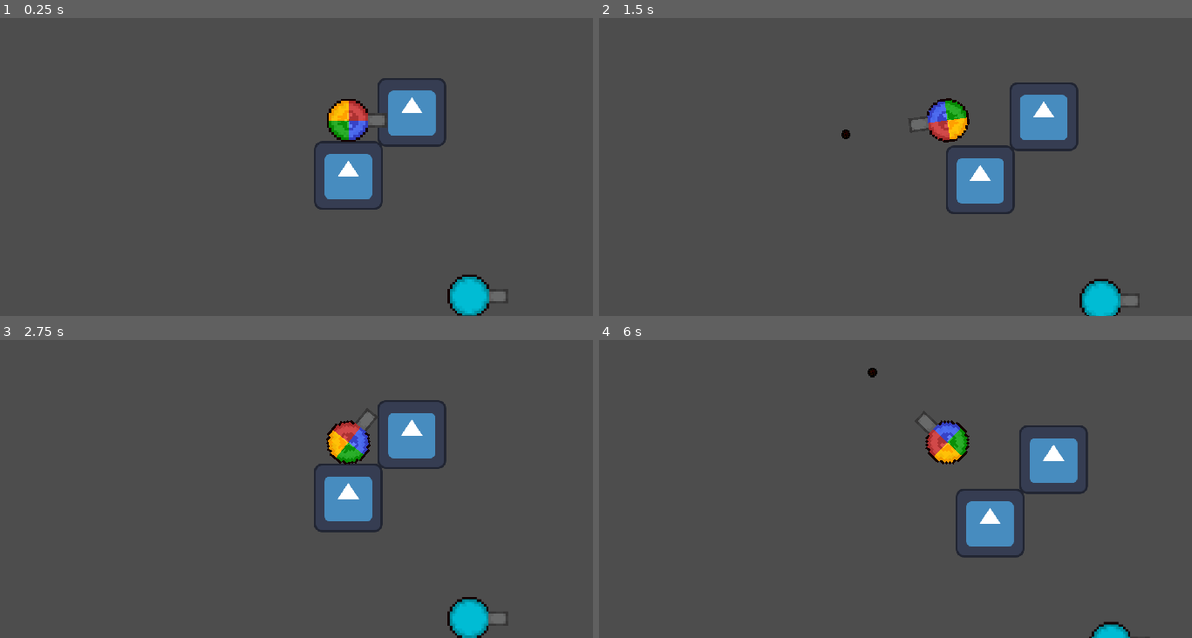
Above: before the commit, frames 1-4 (two rows, left to right).
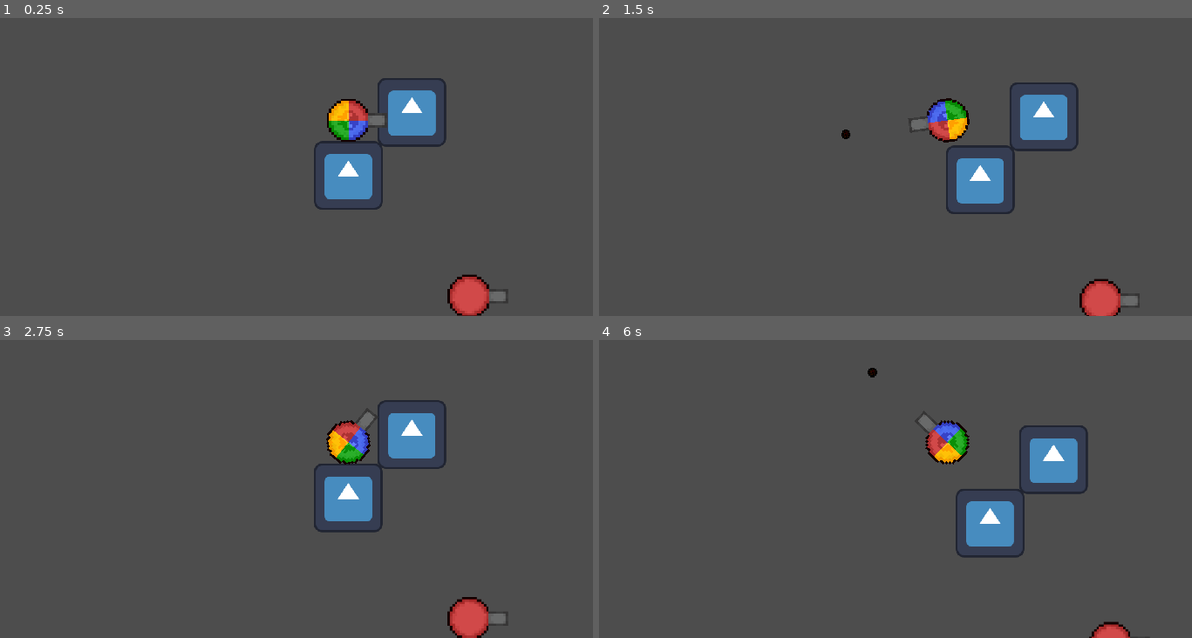
Above: after the commit, the same moments.

Repository: Jebbex1/Blowback
Game: Godot game, scene res://levels/testing_level.tscn
Two runs of this game, one before a commit and one after it. Both use one fixed random seed, a clock stepped at 60 frames per second and the inputs below. The engine's default icon, where the game draws it, is replaced by a stand-in: a white triangle on a blue panel in a dark square.
Inputs (mouse positions are in pixels of both pictures, inside the frame that each line leads up to):
- Up to frame 1 (0.25 s): no input
- Up to frame 2 (1.5 s): tap Enter at 0.5 s; move the mouse to (1103, 101) at 0.52 s; click (1103, 101) at 0.67 s; move the mouse to (806, 140) at 1.27 s; click (806, 140) at 1.42 s
- Up to frame 3 (2.75 s): move the mouse to (415, 354) at 2.02 s; click (415, 354) at 2.17 s
- Up to frame 4 (6 s): tap Space at 2.75 s; move the mouse to (913, 521) at 2.77 s; click (913, 521) at 2.92 s; move the mouse to (1156, 500) at 3.52 s; click (1156, 500) at 3.67 s; move the mouse to (741, 384) at 4.27 s; click (741, 384) at 4.42 s; move the mouse to (984, 441) at 5.02 s; click (984, 441) at 5.17 s; move the mouse to (842, 345) at 5.77 s; click (842, 345) at 5.92 s

The runs differ from the first frame. In frame 1, 0.7% of the frame differs, in the area x 75-83%, y 86-100%; in frame 2, 0.7%; in frame 3, 0.7%; in frame 4, 0.2%.

Commit message:
Added TankSpriteComponent to manage reading and using the tank's sprites from the spritesheet
Also deleted unused sprites

Diff:
--- /dev/null
+++ b/components/scripts/tank_sprite_component.gd
@@ -0,0 +1,22 @@
+extends Sprite2D
+class_name TankSpriteComponent
+
+enum sprite_colors {WHITE, RED, BLUE, GREEN, YELLOW, CYAN, PURPLE, ORANGE, PINK, ADMIN}
+const spritesheet_locations = {
+	sprite_colors.WHITE:  [0, 0],
+	sprite_colors.RED:    [1, 0],
+	sprite_colors.BLUE:   [2, 0],
+	sprite_colors.GREEN:  [3, 0],
+	sprite_colors.YELLOW: [0, 1],
+	sprite_colors.CYAN:   [1, 1],
+	sprite_colors.PURPLE: [2, 1],
+	sprite_colors.ORANGE: [3, 1],
+	sprite_colors.PINK:   [0, 2],
+	sprite_colors.ADMIN:  [1, 2],
+}
+
+func select_sprite_color(color: int) -> void:
+	var sprite_location_x = spritesheet_locations[color][0] * region_rect.size[0]
+	var sprite_location_y = spritesheet_locations[color][1] * region_rect.size[1]
+	region_rect.position.x = sprite_location_x
+	region_rect.position.y = sprite_location_y
--- /dev/null
+++ b/components/tank_sprite_component.tscn
@@ -0,0 +1,11 @@
+[gd_scene load_steps=3 format=3 uid="uid://heoknkisx557"]
+
+[ext_resource type="Texture2D" uid="uid://bm8hm2bajsvsq" path="res://objects/assets/tank_spritesheet.png" id="1_yeb2e"]
+[ext_resource type="Script" uid="uid://dtx4ih6uv0xhb" path="res://components/scripts/tank_sprite_component.gd" id="2_bmccy"]
+
+[node name="TankSpriteComponent" type="Sprite2D"]
+z_index = 1
+texture = ExtResource("1_yeb2e")
+region_enabled = true
+region_rect = Rect2(0, 0, 64, 64)
+script = ExtResource("2_bmccy")
--- a/levels/scripts/testing_level.gd
+++ b/levels/scripts/testing_level.gd
@@ -5,7 +5,7 @@
 
 
 func _ready() -> void:
-	add_tank(1, Vector2(0, -10), Tank.colors.ADMIN, true)
+	add_tank(1, Vector2(0, -10), TankSpriteComponent.sprite_colors.ADMIN, true)
 	add_tank(2, Vector2(100, 100))
 
 
--- a/objects/scripts/tank.gd
+++ b/objects/scripts/tank.gd
@@ -3,7 +3,7 @@
 
 static var blowback_impulse_magnitude := 1110
 static var tank_packed_scene = preload("res://objects/tank.tscn")
-enum colors {BLUE, CYAN, GREEN, ORANGE, PINK, PURPLE, RED, WHITE, YELLOW, ADMIN}
+
 
 var angle: float
 var id: int
@@ -16,8 +16,8 @@
 	tank.id = tank_id
 	tank.position = starting_position
 	# if the color of the tank was not selected, roll a random color (excluding the admin color)
-	color = randi() % (colors.size()-1) if color == -1 else color
-	tank.select_sprite(color)
+	color = randi() % (TankSpriteComponent.sprite_colors.size()-1) if color == -1 else color
+	tank.select_sprite_color(color)
 	if is_main:
 		var camera = Camera2D.new()
 		tank.add_child(camera)
@@ -37,35 +37,12 @@
 
 func update_angle(new_angle: float) -> void:
 	angle = new_angle
-	$Sprite.rotation = angle
+	$TankSpriteComponent.rotation = angle
+
+
+func select_sprite_color(color: int) -> void:
+	$TankSpriteComponent.select_sprite_color(color)
 
 
 func get_collision_radius() -> float:
 	return $EnviromentCollisionShape.shape.radius
-
-
-func select_sprite(color: int) -> void:
-	match color:
-		colors.BLUE:
-			set_sprite("res://objects/assets/blue_tank.png")
-		colors.CYAN:
-			set_sprite("res://objects/assets/cyan_tank.png")
-		colors.GREEN:
-			set_sprite("res://objects/assets/green_tank.png")
-		colors.ORANGE:
-			set_sprite("res://objects/assets/orange_tank.png")
-		colors.PINK:
-			set_sprite("res://objects/assets/pink_tank.png")
-		colors.PURPLE:
-			set_sprite("res://objects/assets/purple_tank.png")
-		colors.RED:
-			set_sprite("res://objects/assets/red_tank.png")
-		colors.WHITE:
-			set_sprite("res://objects/assets/white_tank.png")
-		colors.YELLOW:
-			set_sprite("res://objects/assets/yellow_tank.png")
-		colors.ADMIN:
-			set_sprite("res://objects/assets/admin_tank.png")
-
-func set_sprite(path: String) -> void:
-	$Sprite.texture = load(path)
--- a/objects/tank.tscn
+++ b/objects/tank.tscn
@@ -1,13 +1,9 @@
-[gd_scene load_steps=8 format=3 uid="uid://cnuotv5pvyx71"]
+[gd_scene load_steps=7 format=3 uid="uid://cnuotv5pvyx71"]
 
 [ext_resource type="Script" uid="uid://dusqydrfdgsrv" path="res://objects/scripts/tank.gd" id="1_7fmwn"]
-[ext_resource type="Texture2D" uid="uid://6a6q4mvhsnqx" path="res://objects/assets/white_tank.png" id="2_p8sh2"]
 [ext_resource type="PackedScene" uid="uid://cuoyxwgvivd6u" path="res://components/hurtbox_component.tscn" id="3_wrn35"]
 [ext_resource type="PackedScene" uid="uid://cwb5fe1l3fdw1" path="res://components/health_component.tscn" id="4_pfcjb"]
-
-[sub_resource type="GDScript" id="GDScript_rkbax"]
-script/source = "extends Sprite2D
-"
+[ext_resource type="PackedScene" uid="uid://heoknkisx557" path="res://components/tank_sprite_component.tscn" id="5_p8sh2"]
 
 [sub_resource type="CircleShape2D" id="CircleShape2D_qjkh3"]
 radius = 18.0
@@ -25,11 +21,6 @@
 angular_damp_mode = 1
 script = ExtResource("1_7fmwn")
 
-[node name="Sprite" type="Sprite2D" parent="."]
-z_index = 1
-texture = ExtResource("2_p8sh2")
-script = SubResource("GDScript_rkbax")
-
 [node name="HurtboxComponent" parent="." node_paths=PackedStringArray("health_component_node") instance=ExtResource("3_wrn35")]
 collision_layer = 2
 collision_mask = 4
@@ -46,3 +37,5 @@
 shape = SubResource("CircleShape2D_yw30f")
 
 [node name="HealthComponent" parent="." instance=ExtResource("4_pfcjb")]
+
+[node name="TankSpriteComponent" parent="." instance=ExtResource("5_p8sh2")]
Not shown, added: components/scripts/tank_sprite_component.gd.uid
Binary file removed: objects/assets/admin_tank.png
Not shown, removed: objects/assets/admin_tank.png.import
Binary file removed: objects/assets/blue_tank.png
Not shown, removed: objects/assets/blue_tank.png.import
Binary file removed: objects/assets/cyan_tank.png
Not shown, removed: objects/assets/cyan_tank.png.import
Binary file removed: objects/assets/green_tank.png
Not shown, removed: objects/assets/green_tank.png.import
Binary file removed: objects/assets/orange_tank.png
Not shown, removed: objects/assets/orange_tank.png.import
Binary file removed: objects/assets/pink_tank.png
(and 10 more such lines)
